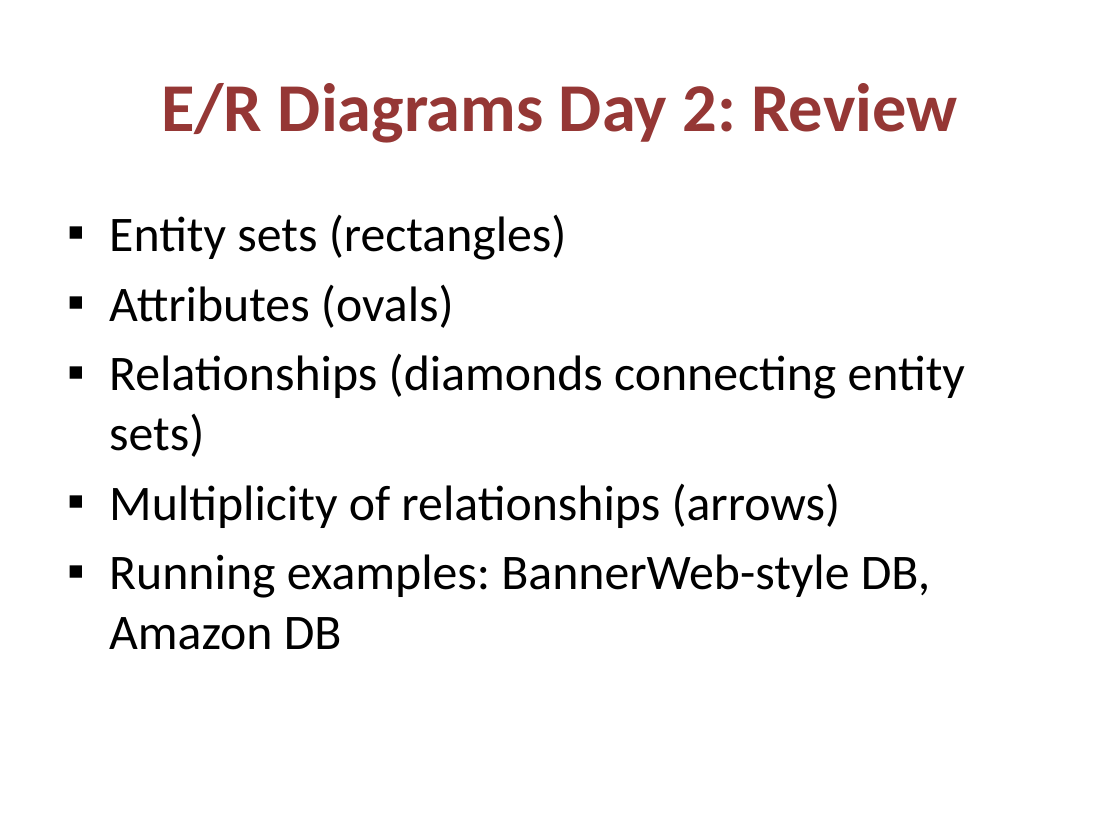
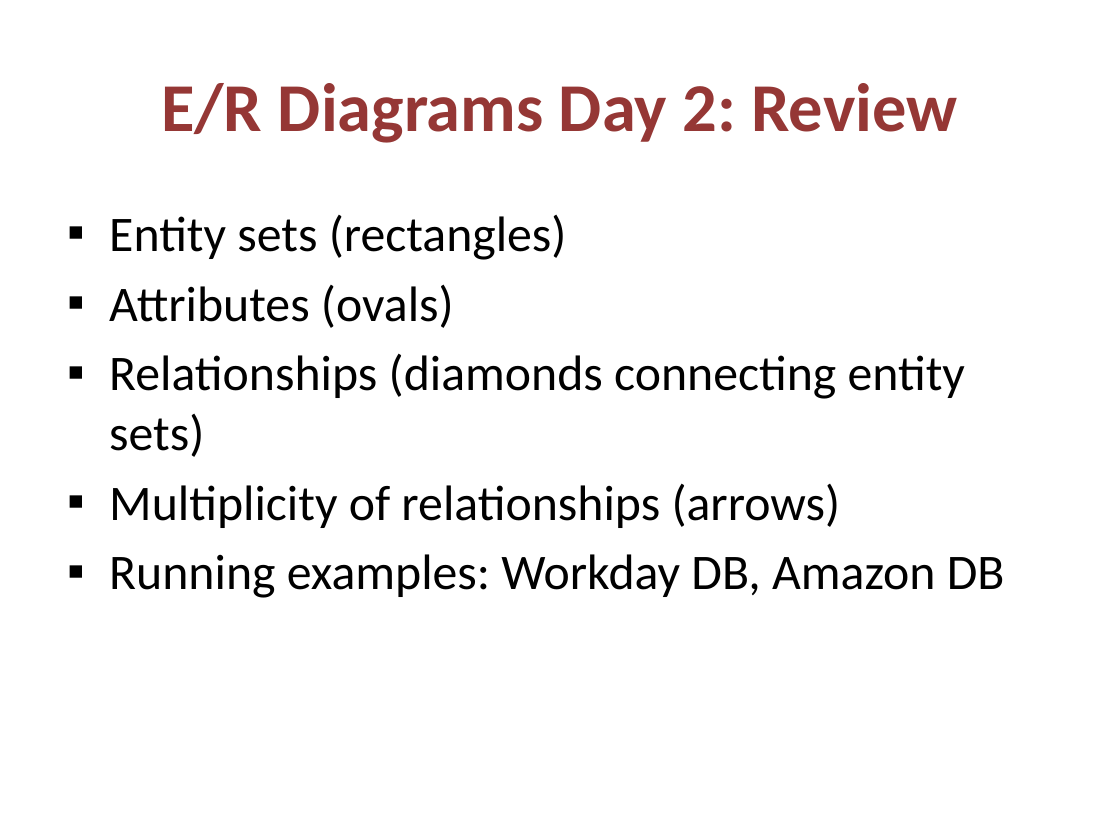
Before and after one commit to pkirlin/db-s24, a slide deck: slide 25 of lectures/er/er-modeling.pptx. Drawn at 1120x840 pixels with LibreOffice and Linux fonts; fonts in the diff are those of the drawing. Boxes give left, top, right and bottom in pixels: in the first picture for what was removed or moved away, otherwise in the second. Text is boxed around its words. In the diff, an @@ line names an element or a change of style, - is before the commit and + after.

```diff
--- a/lectures/er/er-modeling.pptx
+++ b/lectures/er/er-modeling.pptx
@@ text at [109, 554, 1005, 598]: text changed @@
-▪ Running examples: BannerWeb-style DB, Amazon DB
+▪ Running examples: Workday DB, Amazon DB
```
Also in this commit, not shown: 5 other files.
